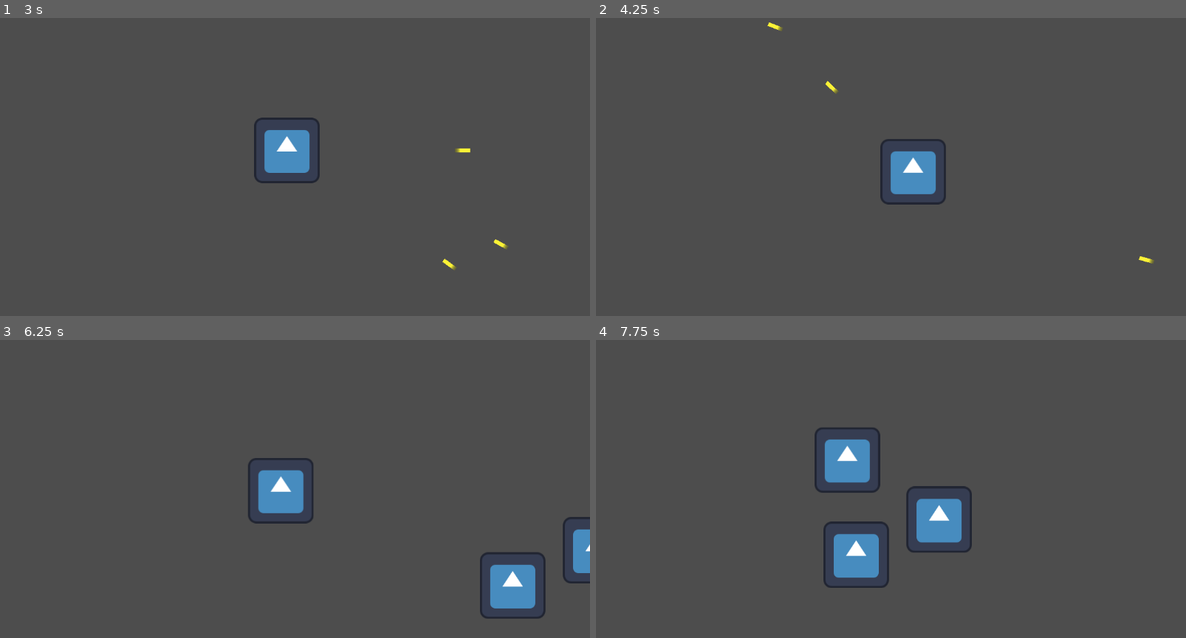
Above: before the commit, frames 1-4 (two rows, left to right).
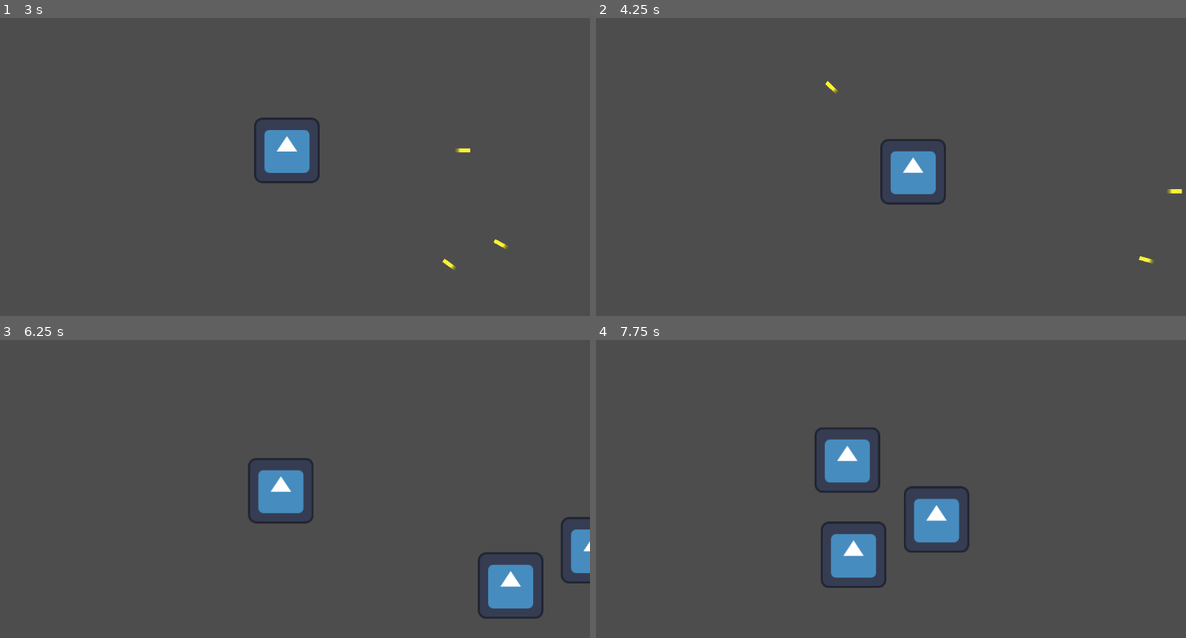
Above: after the commit, the same moments.

Repository: joseph-tighe/ricochet
Game: Godot game, scene res://node_2d.tscn
The game is run twice, just before and just after one commit, with the same random seed, the same clock (stepped at 60 frames per second) and the same inputs. The engine's default icon, where the game draws it, is replaced by a stand-in: a white triangle on a blue panel in a dark square.
Inputs (mouse positions are in pixels of both pictures, inside the frame that each line leads up to):
- Up to frame 1 (3 s): tap Enter at 0.5 s; move the mouse to (265, 217) at 0.52 s; hold Space (shoot) 0.53-1.28 s; hold W 0.53-2.03 s; move the mouse to (472, 199) at 1.27 s; tap Space (shoot) at 1.35, 2.85 s; move the mouse to (118, 101) at 2.02 s; hold Space (shoot) 2.03-2.78 s; hold A from 2.03 s (still down); move the mouse to (324, 149) at 2.77 s
- Up to frame 2 (4.25 s): move the mouse to (802, 68) at 3.52 s; release A at 3.53 s; hold S from 3.53 s (still down); hold Space (shoot) from 3.53 s (still down)
- Up to frame 3 (6.25 s): move the mouse to (424, 456) at 4.27 s; release S at 4.28 s; release Space (shoot) at 4.28 s; hold D 4.28-5.03 s; tap Space (shoot) at 4.35, 5.85 s; move the mouse to (177, 489) at 5.02 s; hold W 5.03-5.78 s; hold Space (shoot) 5.03-5.78 s; move the mouse to (354, 399) at 5.77 s; hold D from 5.78 s (still down)
- Up to frame 4 (7.75 s): keep holding D; move the mouse to (861, 539) at 6.52 s; hold Space (shoot) 6.53-7.28 s; move the mouse to (1068, 521) at 7.27 s; tap Space (shoot) at 7.35 s

Frame 1 is identical in both runs. In frame 2, less than 0.1% of the frame differs, in the area x 29-100%, y 1-59%; in frame 3, 0.6%; in frame 4, 1.0%, in the area x 38-64%, y 49-84%.

Commit message:
added sight radius

Diff:
--- a/enemy.gd
+++ b/enemy.gd
@@ -24,7 +24,10 @@
 	var bullet = Bullet.instantiate()
 	var player = get_tree().get_first_node_in_group("player")
 	get_tree().current_scene.add_child(bullet)
-	var dirVect = (player.global_position-$EnemyMarker.global_position).normalized()
+	var dirVect: Vector2 = (player.global_position-$EnemyMarker.global_position)
+	if dirVect.length() > 1000:
+		return;
+	dirVect = dirVect.normalized()
 	dirVect += Vector2(randf_range(-0.1, 0.1), randf_range(-0.1, 0.1))
 	bullet.get_child(0).direction = dirVect
 	bullet.global_transform = $EnemyMarker.global_transform
